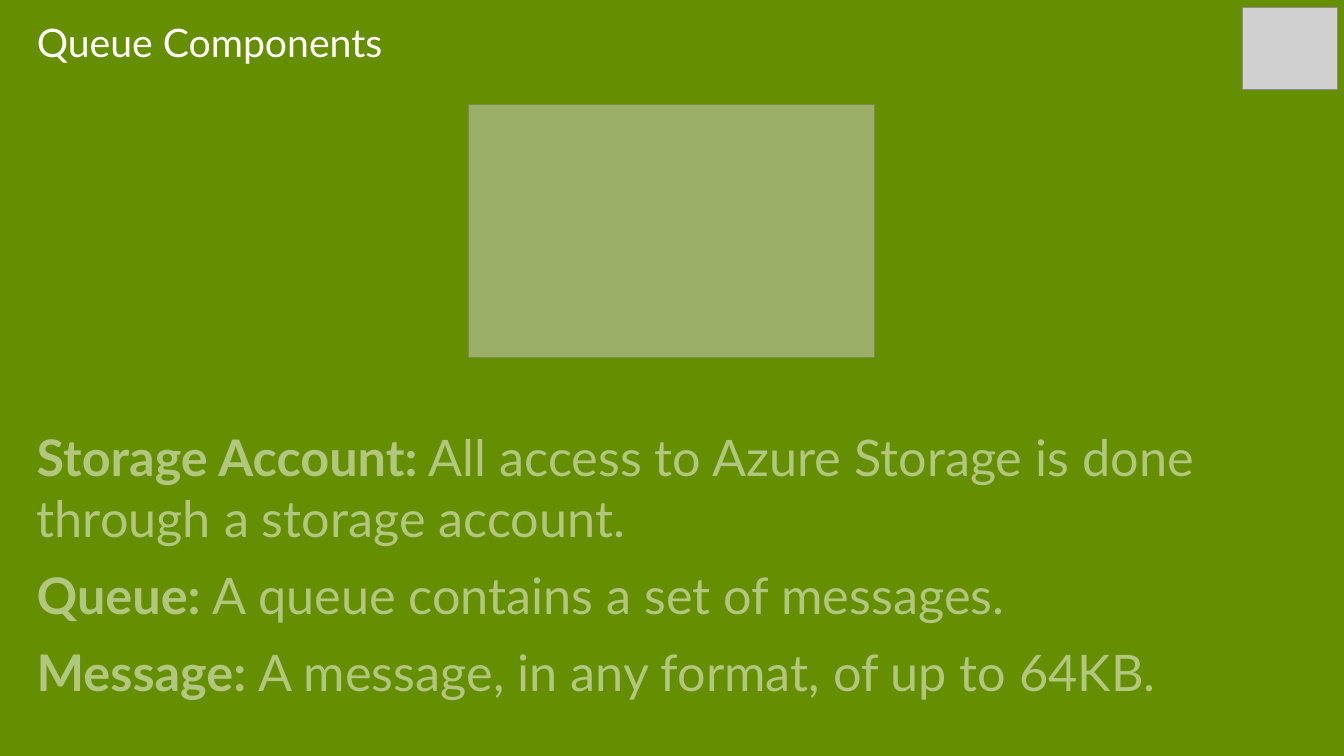
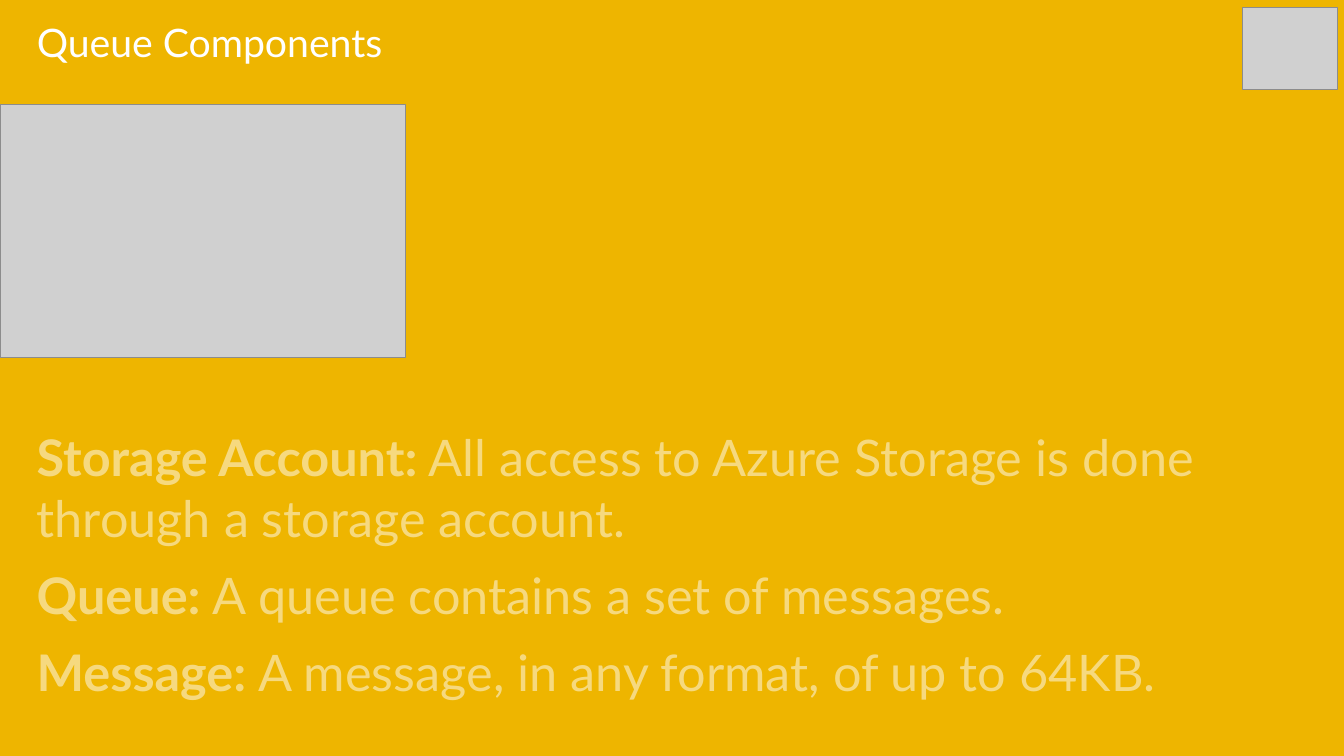
Before and after one commit to sack212/BasicAzureCamp, a slide deck: slide 48 of Data-Storage/Data-Storage.pptx. Drawn at 1344x756 pixels with LibreOffice and Linux fonts; fonts in the diff are those of the drawing; grey boxes stand for pictures. Boxes give left, top, right and bottom in pixels: in the first picture for what was removed or moved away, otherwise in the second. Text is boxed around its words. In the diff, an @@ line names an element or a change of style, - is before the commit and + after.

Commit message:
Updated the Data-Storage deck to be consistent in color and shapes.

```diff
--- a/Data-Storage/Data-Storage.pptx
+++ b/Data-Storage/Data-Storage.pptx
@@ background #658E00 to #1D4380 @@
@@ rectangle added at (x1=0, y1=0, x2=1344, y2=756), fill #EEB500 @@
@@ fill #658E00 at 50% opacity to #EEB500 at 50% opacity in 4 elements at (x1=0, y1=434, x2=1344, y2=565), (x1=0, y1=557, x2=1344, y2=641), (x1=0, y1=640, x2=1344, y2=756), (x1=433, y1=78, x2=882, y2=373) @@
@@ picture moved from (x1=469, y1=105, x2=874, y2=358) to (x1=0, y1=105, x2=405, y2=358) @@
```
Also in this commit, not shown: 47 other slides changed.
